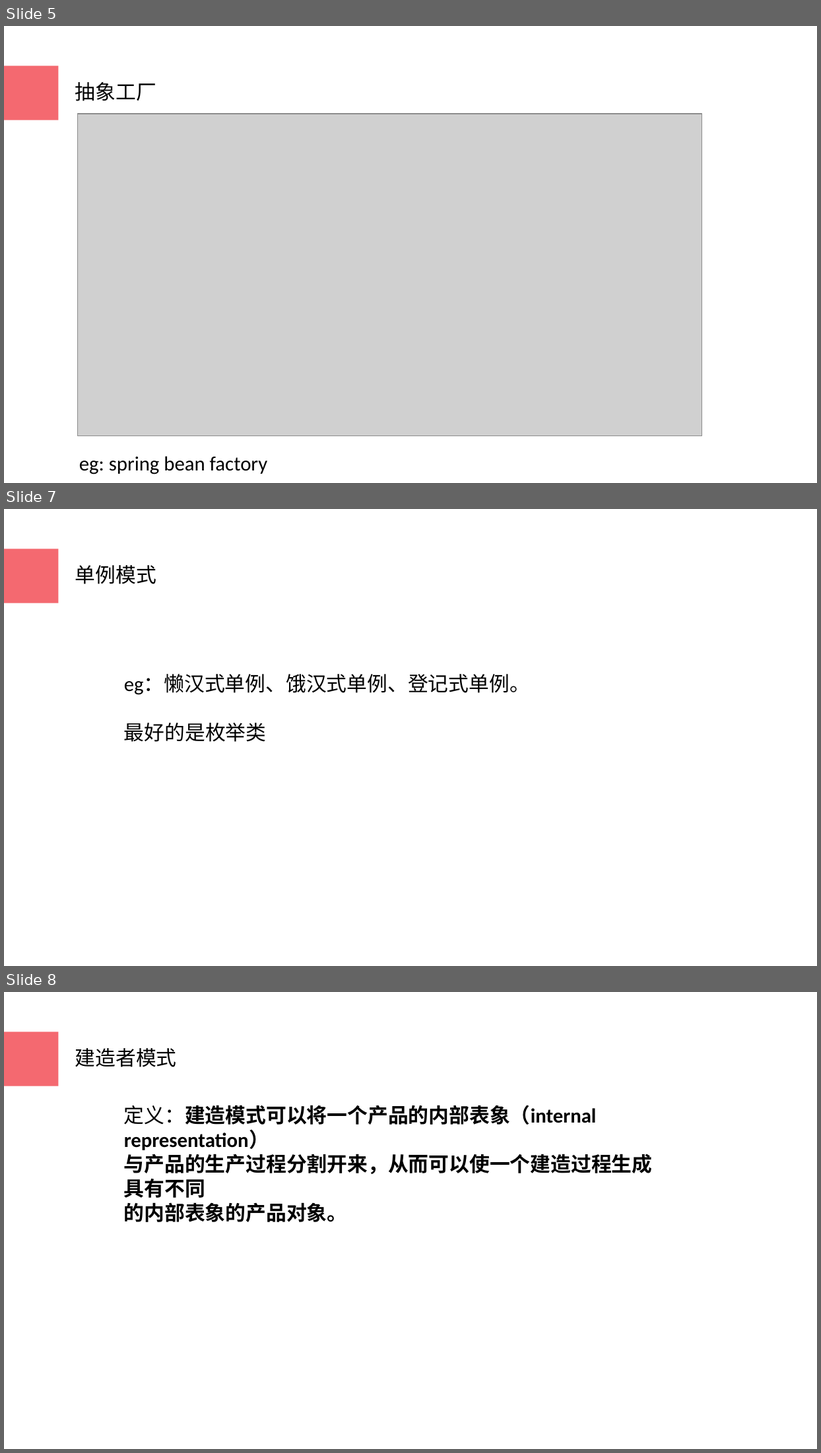
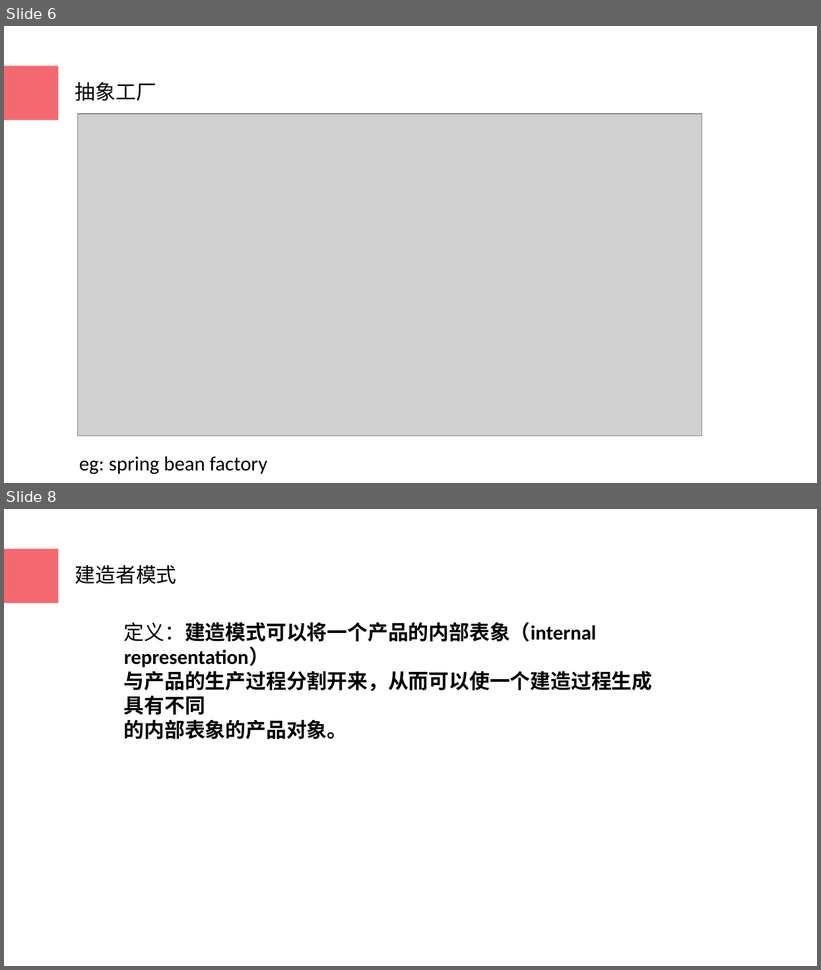
Before and after one commit to XpreeYU/design-mode, a slide deck: design mode.pptx. Shown one above the other, each under a label of ours: slides 5, 7 and 8 before the commit, slides 6 and 8 after it; the slides between them are not shown. The pictures are 821x1453 and 821x970 pixels, drawn with LibreOffice and Linux fonts; fonts in the diff are those of the drawing; grey boxes stand for pictures; background and template pictures are left out. Boxes give left, top, right and bottom in pixels: in the first picture for what was removed or moved away, otherwise in the second. Text is boxed around its words. In the diff, an @@ line names an element or a change of style, - is before the commit and + after.

```diff
--- a/design mode.pptx
+++ b/design mode.pptx
@@ slide 7 removed at [4, 509, 817, 966], background picture (left out) @@
@@ rectangle removed at [4, 549, 59, 603] @@
@@ text removed at [75, 565, 156, 584] @@
-单例模式
@@ text removed at [124, 674, 530, 742] @@
-eg：懒汉式单例、饿汉式单例、登记式单例。
-最好的是枚举类
@@ what was slide 5 is now slide 6 @@
```
Also in this commit, not shown: 7 slides changed, 1 slide added.
